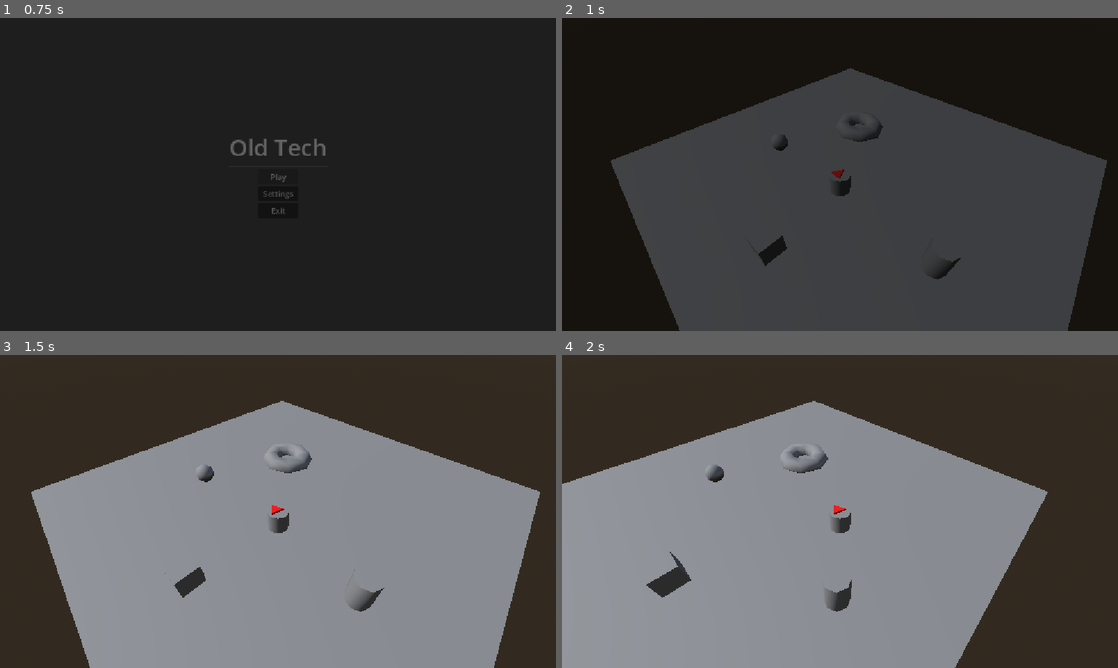
Above: before the commit, frames 1-4 (two rows, left to right).
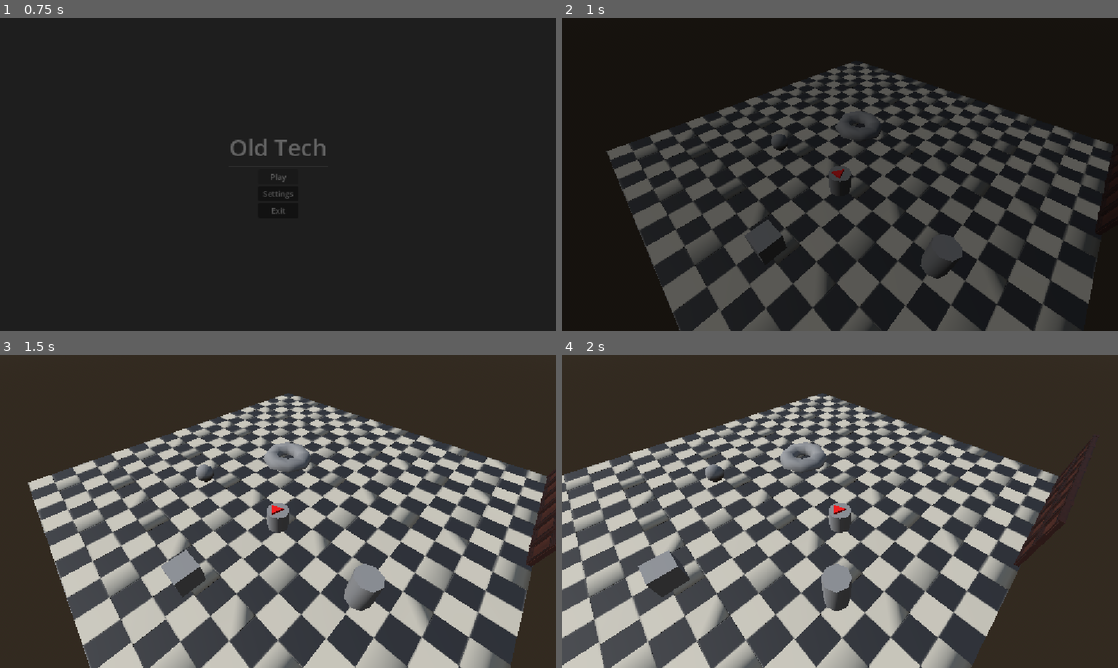
Above: after the commit, the same moments.

Repository: Ty1rl/old-tech
Game: Godot game, scene res://scenes/main.tscn
The game is run twice, just before and just after one commit, with the same random seed, the same clock (stepped at 60 frames per second) and the same inputs.
Inputs:
- Up to frame 1 (0.75 s): click "Play" at 0.5 s
- Up to frame 2 (1 s): no input
- Up to frame 3 (1.5 s): hold D (move_right) from 1.28 s (still down)
- Up to frame 4 (2 s): keep holding D (move_right)

Frame 1 is identical in both runs. In frame 2, 45% of the frame differs, in the area x 7-100%, y 14-100%; in frame 3, 58%, in the area x 5-100%, y 12-100%; in frame 4, 56%.

Commit message:
Add initial wall, floor, column assets.

Diff:
--- a/scenes/game.tscn
+++ b/scenes/game.tscn
@@ -1,6 +1,8 @@
 [gd_scene format=3 uid="uid://b3ilviafr4x4r"]
 
 [ext_resource type="PackedScene" uid="uid://byupasrbo0b8n" path="res://scenes/player.tscn" id="1_uwrxv"]
+[ext_resource type="PackedScene" uid="uid://bkvfd6p5e04vl" path="res://assets/modelWallsFloors/floor.glb" id="2_lnu2h"]
+[ext_resource type="PackedScene" uid="uid://bv0qqklcji0mu" path="res://assets/modelWallsFloors/leftWallDouble.glb" id="3_lbhrr"]
 
 [sub_resource type="ProceduralSkyMaterial" id="ProceduralSkyMaterial_k5k0b"]
 
@@ -41,3 +43,96 @@
 [node name="CSGTorus3D" type="CSGTorus3D" parent="CSGCombiner3D" unique_id=1711793908]
 transform = Transform3D(1, 0, 0, 0, 1, 0, 0, 0, 1, -3.2134445, 0.53341293, -5.0097203)
 outer_radius = 1.6237819
+
+[node name="floor" parent="." unique_id=549654574 instance=ExtResource("2_lnu2h")]
+transform = Transform3D(0.17352341, 0, 0, 0, 0.17352341, 0, 0, 0, 0.17352341, 7.157871, 0.5210748, 5.2579803)
+
+[node name="floor2" parent="." unique_id=1827048325 instance=ExtResource("2_lnu2h")]
+transform = Transform3D(0.17352341, 0, 0, 0, 0.17352341, 0, 0, 0, 0.17352341, 2.8583908, 0.5210748, 5.2579803)
+
+[node name="floor3" parent="." unique_id=453944972 instance=ExtResource("2_lnu2h")]
+transform = Transform3D(0.17352341, 0, 0, 0, 0.17352341, 0, 0, 0, 0.17352341, -1.3643904, 0.5210748, 5.2579803)
+
+[node name="floor4" parent="." unique_id=2097572896 instance=ExtResource("2_lnu2h")]
+transform = Transform3D(0.17352341, 0, 0, 0, 0.17352341, 0, 0, 0, 0.17352341, -5.6676865, 0.5210748, 5.2579803)
+
+[node name="floor5" parent="." unique_id=194720640 instance=ExtResource("2_lnu2h")]
+transform = Transform3D(0.17352341, 0, 0, 0, 0.17352341, 0, 0, 0, 0.17352341, -9.892876, 0.5210748, 5.2579803)
+
+[node name="floor6" parent="." unique_id=1214002818 instance=ExtResource("2_lnu2h")]
+transform = Transform3D(0.17352341, 0, 0, 0, 0.17352341, 0, 0, 0, 0.17352341, 7.157871, 0.5210748, 0.81265116)
+
+[node name="floor7" parent="." unique_id=1964422737 instance=ExtResource("2_lnu2h")]
+transform = Transform3D(0.17352341, 0, 0, 0, 0.17352341, 0, 0, 0, 0.17352341, 2.8583908, 0.5210748, 0.81265116)
+
+[node name="floor8" parent="." unique_id=748509592 instance=ExtResource("2_lnu2h")]
+transform = Transform3D(0.17352341, 0, 0, 0, 0.17352341, 0, 0, 0, 0.17352341, -1.3643904, 0.5210748, 0.81265116)
+
+[node name="floor9" parent="." unique_id=168719999 instance=ExtResource("2_lnu2h")]
+transform = Transform3D(0.17352341, 0, 0, 0, 0.17352341, 0, 0, 0, 0.17352341, -5.6676865, 0.5210748, 0.81265116)
+
+[node name="floor10" parent="." unique_id=1359756280 instance=ExtResource("2_lnu2h")]
+transform = Transform3D(0.17352341, 0, 0, 0, 0.17352341, 0, 0, 0, 0.17352341, -9.892876, 0.5210748, 0.81265116)
+
+[node name="floor11" parent="." unique_id=725403987 instance=ExtResource("2_lnu2h")]
+transform = Transform3D(0.17352341, 0, 0, 0, 0.17352341, 0, 0, 0, 0.17352341, 7.157871, 0.5210748, -3.5891128)
+
+[node name="floor12" parent="." unique_id=1405700843 instance=ExtResource("2_lnu2h")]
+transform = Transform3D(0.17352341, 0, 0, 0, 0.17352341, 0, 0, 0, 0.17352341, 2.8583908, 0.5210748, -3.5891128)
+
+[node name="floor13" parent="." unique_id=868456408 instance=ExtResource("2_lnu2h")]
+transform = Transform3D(0.17352341, 0, 0, 0, 0.17352341, 0, 0, 0, 0.17352341, -1.3643904, 0.5210748, -3.5891128)
+
+[node name="floor14" parent="." unique_id=1934055582 instance=ExtResource("2_lnu2h")]
+transform = Transform3D(0.17352341, 0, 0, 0, 0.17352341, 0, 0, 0, 0.17352341, -5.6676865, 0.5210748, -3.5891128)
+
+[node name="floor15" parent="." unique_id=353018462 instance=ExtResource("2_lnu2h")]
+transform = Transform3D(0.17352341, 0, 0, 0, 0.17352341, 0, 0, 0, 0.17352341, -9.892876, 0.5210748, -3.5891128)
+
+[node name="floor16" parent="." unique_id=299520077 instance=ExtResource("2_lnu2h")]
+transform = Transform3D(0.17352341, 0, 0, 0, 0.17352341, 0, 0, 0, 0.17352341, 7.157871, 0.5210748, -7.986737)
+
+[node name="floor17" parent="." unique_id=1829262744 instance=ExtResource("2_lnu2h")]
+transform = Transform3D(0.17352341, 0, 0, 0, 0.17352341, 0, 0, 0, 0.17352341, 2.8583908, 0.5210748, -7.986737)
+
+[node name="floor18" parent="." unique_id=574056859 instance=ExtResource("2_lnu2h")]
+transform = Transform3D(0.17352341, 0, 0, 0, 0.17352341, 0, 0, 0, 0.17352341, -1.3643904, 0.5210748, -7.986737)
+
+[node name="floor19" parent="." unique_id=840488956 instance=ExtResource("2_lnu2h")]
+transform = Transform3D(0.17352341, 0, 0, 0, 0.17352341, 0, 0, 0, 0.17352341, -5.6676865, 0.5210748, -7.986737)
+
+[node name="floor20" parent="." unique_id=1973037845 instance=ExtResource("2_lnu2h")]
+transform = Transform3D(0.17352341, 0, 0, 0, 0.17352341, 0, 0, 0, 0.17352341, -9.892876, 0.5210748, -7.986737)
+
+[node name="floor21" parent="." unique_id=1444106675 instance=ExtResource("2_lnu2h")]
+transform = Transform3D(0.17352341, 0, 0, 0, 0.17352341, 0, 0, 0, 0.17352341, 7.157871, 0.5210748, -12.362742)
+
+[node name="floor22" parent="." unique_id=1313626790 instance=ExtResource("2_lnu2h")]
+transform = Transform3D(0.17352341, 0, 0, 0, 0.17352341, 0, 0, 0, 0.17352341, 2.8583908, 0.5210748, -12.362742)
+
+[node name="floor23" parent="." unique_id=1469877431 instance=ExtResource("2_lnu2h")]
+transform = Transform3D(0.17352341, 0, 0, 0, 0.17352341, 0, 0, 0, 0.17352341, -1.3643904, 0.5210748, -12.362742)
+
+[node name="floor24" parent="." unique_id=687404998 instance=ExtResource("2_lnu2h")]
+transform = Transform3D(0.17352341, 0, 0, 0, 0.17352341, 0, 0, 0, 0.17352341, -5.6676865, 0.5210748, -12.362742)
+
+[node name="floor25" parent="." unique_id=1423417798 instance=ExtResource("2_lnu2h")]
+transform = Transform3D(0.17352341, 0, 0, 0, 0.17352341, 0, 0, 0, 0.17352341, -9.892876, 0.5210748, -12.362742)
+
+[node name="leftWallDouble" parent="." unique_id=1738713803 instance=ExtResource("3_lbhrr")]
+transform = Transform3D(0.09689282, 0, 0, 0, 0.09689282, 0, 0, 0, 0.09689282, 9.192787, 1.8451612, -13.834998)
+
+[node name="leftWallDouble2" parent="." unique_id=158445611 instance=ExtResource("3_lbhrr")]
+transform = Transform3D(0.09689282, 0, 0, 0, 0.09689282, 0, 0, 0, 0.09689282, 9.192787, 1.8451612, -12.419454)
+
+[node name="leftWallDouble3" parent="." unique_id=1059940460 instance=ExtResource("3_lbhrr")]
+transform = Transform3D(0.09689282, 0, 0, 0, 0.09689282, 0, 0, 0, 0.09689282, 9.192787, 1.8451612, -11.011696)
+
+[node name="leftWallDouble4" parent="." unique_id=1893913187 instance=ExtResource("3_lbhrr")]
+transform = Transform3D(0.09689282, 0, 0, 0, 0.09689282, 0, 0, 0, 0.09689282, 9.192787, 1.8451612, -9.596151)
+
+[node name="leftWallDouble5" parent="." unique_id=2108972887 instance=ExtResource("3_lbhrr")]
+transform = Transform3D(0.09689282, 0, 0, 0, 0.09689282, 0, 0, 0, 0.09689282, 9.192787, 1.8451612, -8.194445)
+
+[node name="leftWallDouble6" parent="." unique_id=1006753022 instance=ExtResource("3_lbhrr")]
+transform = Transform3D(0.09689282, 0, 0, 0, 0.09689282, 0, 0, 0, 0.09689282, 9.192787, 1.8451612, -6.7788997)
Binary file added: assets/modelWallsFloors/floor.glb
Not shown, added: assets/modelWallsFloors/floor.glb.import
Binary file added: assets/modelWallsFloors/floor_BaseColor.png
Not shown, added: assets/modelWallsFloors/floor_BaseColor.png.import
Binary file added: assets/modelWallsFloors/floor_floor_BaseColor.png
Not shown, added: assets/modelWallsFloors/floor_floor_BaseColor.png.import
Binary file added: assets/modelWallsFloors/leftWallDouble.glb
Not shown, added: assets/modelWallsFloors/leftWallDouble.glb.import
Binary file added: assets/modelWallsFloors/leftWallDouble_BaseColor.png
Not shown, added: assets/modelWallsFloors/leftWallDouble_BaseColor.png.import
Binary file added: assets/modelWallsFloors/leftWallDouble_leftWallDouble_BaseColor.png
Not shown, added: assets/modelWallsFloors/leftWallDouble_leftWallDouble_BaseColor.png.import
(and 25 more such lines)
